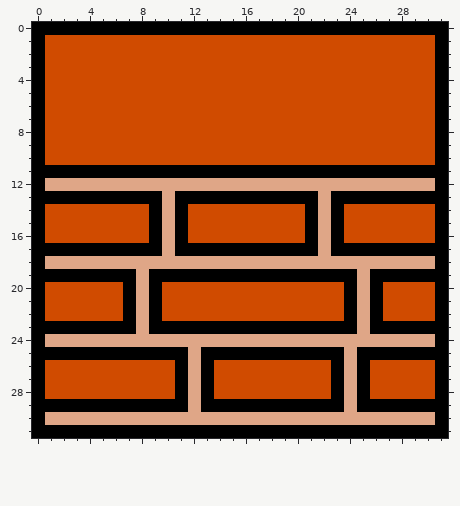
Two versions of one pixel-art sprite, assets/wall/sprite_sheets/breakable_block_sheet_64x64.png. That is the earlier state.
Rulers count pixels.
After the commit:
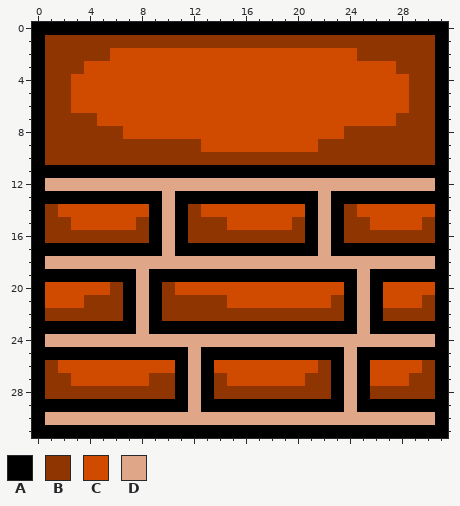
Palette (. is transparent): A #000000  B #8e3502  C #d04b00  D #dfa687
The edit:
file 32x32 -> 64x64 pixels (blocks of 1x1 -> 2x2; one block is one cell here)
Colour B replaces colour C in row 1 at x 1 to 30; in row 2 at x 1 to 5 and 25 to 30; in row 3 at x 1 to 3 and 28 to 30; in rows 4 to 6 at x 1 to 2 and 29 to 30; in row 7 at x 1 to 4 and 28 to 30; in row 8 at x 1 to 6 and 24 to 30.
Colour B replaces colour C in row 9 at x 1 to 12 and 22 to 30; in row 10 at x 1 to 30; in row 14 at x 1, 12 and 24; in row 15 at x 1 to 2, 8, 12 to 14, 20, 24 to 25 and 30; in row 16 at x 1 to 8, 12 to 20 and 24 to 30; in row 20 at x 6 and 10.
Colour B replaces colour C in row 21 at x 4 to 6, 10 to 14, 23 and 30; in row 22 at x 1 to 6, 10 to 23 and 27 to 30; in row 26 at x 1, 22 and 30; in row 27 at x 1 to 2, 9 to 10, 14, 21 to 22 and 29 to 30; in row 28 at x 1 to 10, 14 to 22 and 26 to 30.
Pixel boxes of the changes (left, top, right, bottom) in both pictures:
changed: (45, 35, 435, 399)
